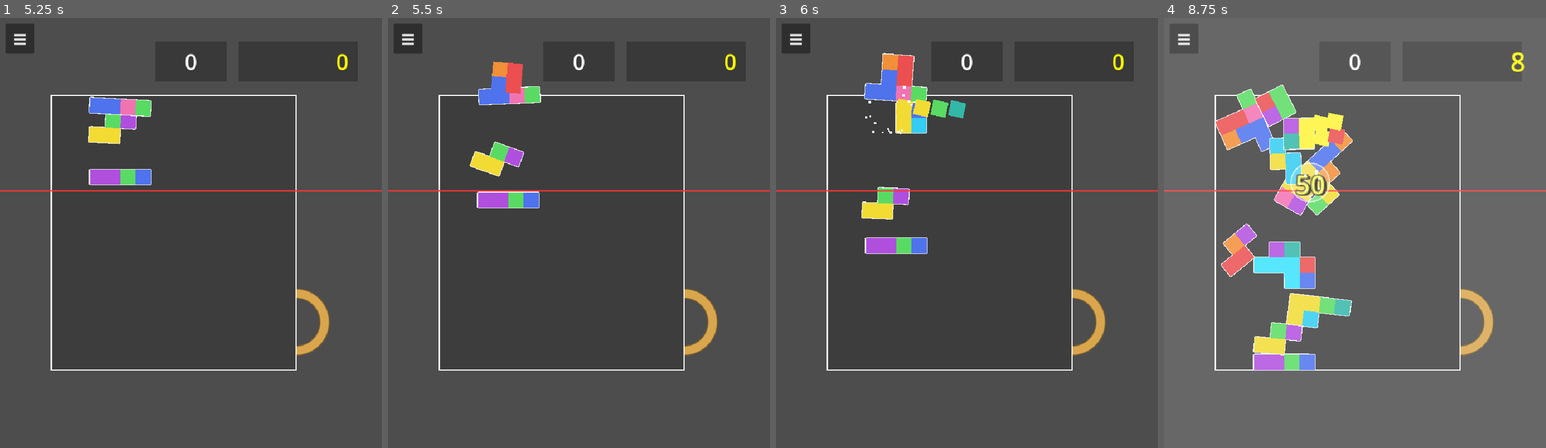
Above: before the commit, frames 1-4 (left to right).
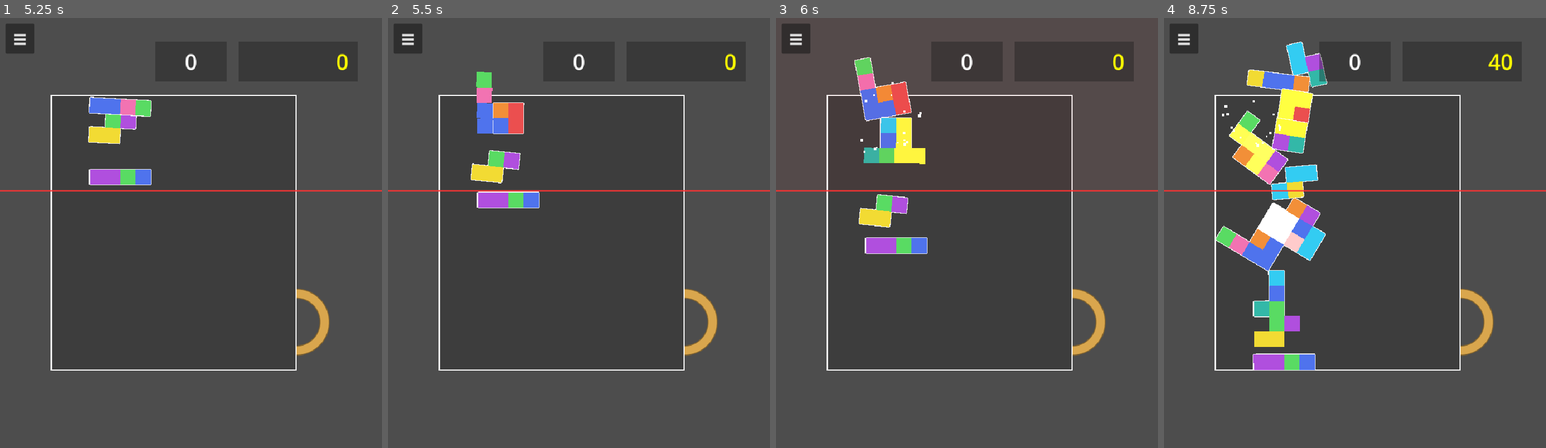
Above: after the commit, the same moments.

Repository: GameChikin/tonton-tetoris
Game: Godot game, scene res://Main.tscn
Same seed, same stepped clock (60 frames per second), same inputs: the game is played once before the commit and once after it. This scene is started directly instead of the project's main scene.
Inputs (mouse positions are in pixels of both pictures, inside the frame that each line leads up to):
- Up to frame 1 (5.25 s): click "≡" at 0.5 s; click "Retry" at 1.25 s; click "≡" at 2 s; click "Retry" at 2.75 s; click "≡" at 3.5 s; click "Retry" at 4.25 s; move the mouse to (275, 211) at 5.02 s; hold Space (tonton) from 5.03 s (still down); click (275, 211) at 5.17 s
- Up to frame 2 (5.5 s): keep holding Space (tonton)
- Up to frame 3 (6 s): release Space (tonton) at 5.75 s; drag from (890, 254) to (947, 319) at 5.77 s
- Up to frame 4 (8.75 s): move the mouse to (1393, 138) at 6.52 s; hold Space (tonton) 6.53-7.25 s; click (1393, 138) at 6.67 s; drag from (1335, 319) to (1240, 168) at 7.27 s; move the mouse to (1469, 297) at 8.02 s; hold Space (tonton) from 8.03 s (still down); click (1469, 297) at 8.17 s

Frame 1 is identical in both runs. In frame 2, 2.7% of the frame differs, in the area x 21-41%, y 10-39%; in frame 3, 4.3%; in frame 4, 99%, in the area x 0-100%, y 0-100%.
Error in both runs: Invalid access to property or key 'selected_mode' on a base object of type 'Nil'. (res://Main.gd:63)

Commit message:
枠を振ったとき少しブロックがついてくるようにした。

Diff:
--- a/Board.gd
+++ b/Board.gd
@@ -26,6 +26,12 @@
 var _is_chain_active: bool = false
 var _current_chain_count: int = 0
 var _line_timers: Dictionary = {}
+# Puyoルールの破壊待機を「ブロック単位の充電量」で管理する（block -> 0..hold 秒）。
+# グループのキーではなくブロック単位で持つことで、塊のメンバーが少し入れ替わっても
+# 充電が維持され、戻り（解除）の判定が緩くなる（入りは等速、解除はゆっくり減衰）。
+var _block_charge: Dictionary = {}
+# 連鎖キューへ投入済みで消去待ちのブロック（block -> true）。マッチ判定の対象外にして二重投入を防ぐ。
+var _pending_clear: Dictionary = {}
 var _auto_dock_timer: float = 0.0
 # 現在盤面が演出用のスローモーション（泥沼状態）にあるかどうかのフラグ
 var _is_slow_motion: bool = false
@@ -415,6 +421,9 @@
 		if child is Tetromino:
 			for block in child.get_children():
 				if not (block is CollisionShape2D) or block.disabled:
+					continue
+				# 連鎖キューへ投入済み（消去待ち）のブロックは判定対象外（二重投入・誤再充電を防ぐ）
+				if _pending_clear.has(block):
 					continue
 				if not block.has_meta("color_id"):
 					continue
@@ -461,52 +470,59 @@
 						group.append(b)
 				matched_groups.append(group)
 
-	var current_group_keys: Dictionary = {}
-	var all_matched_blocks: Dictionary = {}
-	var trigger_chain = false
-
+	# --- 破壊待機の充電（ブロック単位）---
+	# キー（グループ集合）ではなくブロック単位で充電を持つことで、塊のメンバーが少し
+	# 入れ替わっても“白さ”が保たれる。入り＝等速で充電、戻り（解除）＝release_rateでゆっくり減衰。
+	var hold: float = settings.line_clear_hold_time
+	# 戻り（解除）は充電の半分の速さでゆっくり減衰させ、少しの移動では白さが消えないようにする。
+	var release_rate: float = 0.5
+	var matched_blocks: Dictionary = {}
 	for group in matched_groups:
-		var key = _get_group_key(group)
-		current_group_keys[key] = true
-
-		if not _line_timers.has(key):
-			_line_timers[key] = 0.0
-
-		_line_timers[key] += delta
-		var progress = clampf(_line_timers[key] / settings.line_clear_hold_time, 0.0, 1.0)
-
-		for block in group:
-			all_matched_blocks[block] = true
-			if is_instance_valid(block):
-				var glow = progress * 2.5
-				block.modulate = Color(1.0 + glow, 1.0 + glow, 1.0 + glow, 1.0)
-
-		if _line_timers[key] >= settings.line_clear_hold_time:
-			trigger_chain = true
-
-	var to_erase = []
-	for key in _line_timers.keys():
-		if typeof(key) == TYPE_STRING and not current_group_keys.has(key):
-			to_erase.append(key)
-	for key in to_erase:
-		_line_timers.erase(key)
-
-	for block in active_blocks:
-		if not all_matched_blocks.has(block):
-			block.modulate = Color.WHITE
-
-	# いずれかの待機条件が満了したら、現在待機状態にある全てのグループを連鎖に巻き込む
-	if trigger_chain:
-		for group in matched_groups:
-			var key = _get_group_key(group)
-			if _line_timers.has(key):
-				_chain_queue.append(group)
-				_line_timers.erase(key)
-
-		# キューに追加後、連鎖処理が稼働していなければスタートさせる
-		if not _chain_queue.is_empty() and not _is_chain_active:
-			_execute_chain_queue(1)
-
+		for b in group:
+			matched_blocks[b] = true
+
+	for b in active_blocks:
+		if matched_blocks.has(b):
+			_block_charge[b] = minf(hold, _block_charge.get(b, 0.0) + delta)
+		else:
+			var cur: float = _block_charge.get(b, 0.0)
+			if cur > 0.0:
+				cur = maxf(0.0, cur - delta * release_rate)
+				if cur <= 0.0:
+					_block_charge.erase(b)
+				else:
+					_block_charge[b] = cur
+
+	# グロー表示（charge/hold に応じて発光。0なら通常色）。
+	for b in active_blocks:
+		if not is_instance_valid(b):
+			continue
+		var prog: float = clampf(_block_charge.get(b, 0.0) / hold, 0.0, 1.0)
+		if prog > 0.0:
+			var glow: float = prog * 2.5
+			b.modulate = Color(1.0 + glow, 1.0 + glow, 1.0 + glow, 1.0)
+		else:
+			b.modulate = Color.WHITE
+
+	# トリガー：現在マッチ中かつ構成ブロックが全て満充電(>=hold)の塊を連鎖キューへ投入する。
+	# 満充電なら確実に発火するため「白いのに連鎖に加わらない」を防ぐ。
+	var triggered: bool = false
+	for group in matched_groups:
+		if group.is_empty():
+			continue
+		var all_full: bool = true
+		for b in group:
+			if _block_charge.get(b, 0.0) < hold:
+				all_full = false
+				break
+		if all_full:
+			for b in group:
+				_pending_clear[b] = true
+			_chain_queue.append(group)
+			triggered = true
+
+	if triggered and not _chain_queue.is_empty() and not _is_chain_active:
+		_execute_chain_queue(1)
 
 func _execute_chain_queue(rule: int) -> void:
 	# [SlowTrace] 連鎖開始。ハング検出用にウォッチドッグを起動（awaitしない＝バックグラウンド監視）
@@ -590,6 +606,8 @@
 	_current_chain_count = 0
 	# 先読み演出で立てた連鎖ロックを必ず解除（戻し忘れると結合・ドラッグ不能になる）
 	_clear_all_chain_locks()
+	# 充電状態・消去待ちの片付け
+	_after_chain_cleanup()
 
 	# フェイルセーフ：途中でブロックが消失して消去エフェクトがスキップされた場合でも、
 	# 連鎖の完全終了時には確実にスローモーションを解除してバグを防ぐ
@@ -620,6 +638,7 @@
 			_current_chain_count = 0
 			_chain_queue.clear()
 			_clear_all_chain_locks()
+			_after_chain_cleanup()
 			resolve_finished.emit()
 			return
 
@@ -645,6 +664,18 @@
 	for child in get_children():
 		if child is Tetromino and child.get("_is_chain_locked"):
 			child.set("_is_chain_locked", false)
+
+
+# 連鎖終了時の片付け：消去待ち(_pending_clear)を解除し、無効になった充電エントリを掃除する。
+# 特にウォッチドッグ中断時にこれを呼ばないと、投入済みブロックが永久にマッチ対象外となり詰む。
+func _after_chain_cleanup() -> void:
+	_pending_clear.clear()
+	var invalid: Array = []
+	for k in _block_charge.keys():
+		if not is_instance_valid(k):
+			invalid.append(k)
+	for k in invalid:
+		_block_charge.erase(k)
 
 
 func _get_group_key(group: Array) -> String:
@@ -888,6 +919,22 @@
 			result.debug_points.append({"pos": t_data.pos, "reason": "Overlap"})
 			continue # どの隣接マスに置いても全体のどこかが被ってしまう場合は次点ペアへ
 
+		# サイズ上限：合体後のブロック数が上限を超えるドッキングは行わない。
+		# 手動ドラッグ・自動結合の双方がこの _evaluate_docking を通るため、際限ない巨大化を防げる。
+		var max_dock: int = 8
+		if settings != null and settings.get("max_auto_dock_blocks") != null:
+			max_dock = settings.max_auto_dock_blocks
+		if source_blocks.size() + _count_blocks(t_data.tet) > max_dock:
+			result.debug_points.append({"pos": t_data.pos, "reason": "Size Limit"})
+			continue
+
+		# 合体後の全ブロック（結合先の既存＋入ってくるソース）の最終セルを検証する。
+		# 結合先を90度スナップ・整列させた結果、傾いた塊の先端などが既存ブロックの
+		# 同一セルへ飛び込む「重なり」を、確定前にここで弾く（不可なら次候補へ）。
+		if not _merged_placement_ok(t_data.tet, t_data.block, t_data.cell, final_target_cells, occupied_cells):
+			result.debug_points.append({"pos": t_data.pos, "reason": "Merge Overlap"})
+			continue
+
 		# すべてのパズル空間チェックを通過したため吸着を確定する
 		result.can_dock = true
 		result.target_tet = t_data.tet
@@ -900,6 +947,53 @@
 	if result.reason == "":
 		result.reason = "All Candidates Blocked"
 	return result
+
+
+# ドッキング確定前の最終検証（方針1＋2内包）。
+# 結合先(target_tet)を最寄り90度へスナップし base_block を base_cell に合わせた「合体後の姿勢」で、
+#   ・結合先の既存ブロックのスナップ後セル
+#   ・入ってくるソースブロックの最終セル(source_cells)
+# を全て算出し、(a)互いに重複しない かつ (b)他塊の占有セルと衝突しない ことを確認する。
+# これにより「90度回転スナップで傾いた塊の先端が既存ブロックの同一セルへ飛び込む」重なりを防ぐ。
+# Tetrominoが現在保持している有効ブロック数（消去無効でないCollisionShape2D）を数える。
+func _count_blocks(tet: Node) -> int:
+	if not is_instance_valid(tet):
+		return 0
+	var n: int = 0
+	for c in tet.get_children():
+		if c is CollisionShape2D and not c.disabled:
+			n += 1
+	return n
+
+
+func _merged_placement_ok(target_tet: Node, base_block: Node, base_cell: Vector2i, source_cells: Array, occupied_cells: Dictionary) -> bool:
+	if not is_instance_valid(target_tet) or not is_instance_valid(base_block):
+		return false
+	var rot: float = round(target_tet.rotation / (PI / 2.0)) * (PI / 2.0)
+	var used: Dictionary = {}
+
+	# 結合先の既存ブロックの「スナップ後」フレームセル（base_block を基準に回転後オフセットで算出）
+	for tb in target_tet.get_children():
+		if not (tb is CollisionShape2D) or tb.disabled:
+			continue
+		var off: Vector2 = (tb.position - base_block.position).rotated(rot)
+		var cell := base_cell + Vector2i(int(round(off.x / CELL_SIZE)), int(round(off.y / CELL_SIZE)))
+		if used.has(cell):
+			return false  # 結合先内で自己重複
+		if occupied_cells.has(cell) and occupied_cells[cell] != target_tet:
+			return false  # 他塊と衝突
+		used[cell] = true
+
+	# 入ってくるソースブロックの最終セル
+	for sc in source_cells:
+		if used.has(sc):
+			return false  # ソースと結合先（または互い）が同一セル
+		if occupied_cells.has(sc) and occupied_cells[sc] != target_tet:
+			return false  # 他塊と衝突
+		used[sc] = true
+
+	return true
+
 
 func _execute_docking(source_tet: Tetromino, target_tet: Tetromino, source_blocks: Array, target_cells: Array, target_data: Dictionary, frame_origin: Vector2) -> bool:
 	# [SlowTrace] ドッキング実行。連鎖演出中(slow=true)に発火していれば、解放されるブロックが
@@ -952,11 +1046,17 @@
 		var block = source_blocks[i]
 		var target_cell = target_cells[i]
 
-		# 絶対グリッドでのマス目差分を計算
-		var cell_diff = target_cell - base_cell
-
-		# 結合先（target_tet）のローカル座標系で、基準ブロックから差分マス目分ズラした正確な位置を算出
-		var exact_local_pos = base_block.position + Vector2(cell_diff.x * CELL_SIZE, cell_diff.y * CELL_SIZE)
+		# 検証時と同じ「絶対フレームセル」へ正確に配置する。
+		# 結合先が90度回転スナップされても最終グローバル座標が検証済みセルに一致するよう、
+		# 絶対セルのワールド座標を、結合先の最終姿勢のローカル座標へ逆変換する。
+		var exact_local_pos: Vector2
+		if target_pose_valid and is_instance_valid(pf_node):
+			var cell_global: Vector2 = pf_node.to_global(Vector2(target_cell.x * CELL_SIZE, target_cell.y * CELL_SIZE))
+			exact_local_pos = (cell_global - target_pos_final).rotated(-target_rot_final)
+		else:
+			# フォールバック（姿勢算出不可時）：従来どおり結合先ローカルでの差分配置
+			var cell_diff = target_cell - base_cell
+			exact_local_pos = base_block.position + Vector2(cell_diff.x * CELL_SIZE, cell_diff.y * CELL_SIZE)
 
 		# 移籍による位置ズレを防ぐため、現在の見た目の絶対座標・角度を保存
 		var current_global_pos = block.global_position
--- a/BoardPhysicsFrame.gd
+++ b/BoardPhysicsFrame.gd
@@ -6,6 +6,13 @@
 
 var settings: GameSettings = preload("res://game_settings.tres")
 
+# 枠がこの速度(px/秒)未満になったら「止まった」とみなし、ブロックへの引きずりを解除して
+# 慣性で自由に飛ばす（鍋を止めた瞬間に米が舞う＝ブレーキをかけないためのしきい値）。
+const RELEASE_SPEED := 15.0
+# 枠速度がこの量(px/秒)以上「下がった」ら減速中とみなし、運びを止めて慣性に任せる。
+# ノイズで運ぶ/離すがチラつかないための不感帯。
+const DECEL_TOLERANCE := 20.0
+
 # 掴み判定の外接矩形（取っ手の当たり判定）。update_grab_area / _rebuild_handle で算出する。
 var _grab_rect: Rect2 = Rect2()
 
@@ -15,6 +22,14 @@
 
 var _is_dragging: bool = false
 var _drag_offset: Vector2 = Vector2.ZERO
+
+# 加速/減速の判定用：平滑化した枠速度と、前フレームのその速さ。
+# 「減速し始めたら運びを止めて慣性に任せる」ためにフレーム間で保持する。
+var _frame_vel_smooth: Vector2 = Vector2.ZERO
+var _prev_frame_speed: float = 0.0
+
+# [FollowDebug] 追従ログの間引き用アキュムレータ（切り分け後に削除予定）
+var _follow_dbg_accum: float = 0.0
 
 
 func _ready() -> void:
@@ -33,6 +48,9 @@
 			if _grab_rect.has_point(local_mouse_pos):
 				_is_dragging = true
 				_drag_offset = get_global_mouse_position() - global_position
+				# 掴み直しのたびに加速/減速判定をクリーンに始める
+				_frame_vel_smooth = Vector2.ZERO
+				_prev_frame_speed = 0.0
 				get_viewport().set_input_as_handled()
 		else:
 			_is_dragging = false
@@ -46,11 +64,85 @@
 		# すり抜け（トンネリング）が起きるため、最大追従速度でクランプする。
 		var max_speed: float = _get_setting("max_frame_drag_speed", 0.0)
 		var max_step: float = max_speed * delta
-		var to_target: Vector2 = target_pos - global_position
+		var prev_pos: Vector2 = global_position
+		var to_target: Vector2 = target_pos - prev_pos
+		# ※sync_to_physics=true の AnimatableBody2D は global_position への書き込みが物理サーバへ
+		#   遅延反映され、同フレーム内で読み返すと古い値のままになる。よって移動量は読み返しでは
+		#   なく「これから設定する新座標」をローカル変数 new_pos で保持して算出する。
+		var new_pos: Vector2
 		if max_step <= 0.0 or to_target.length() <= max_step:
-			global_position = target_pos
+			new_pos = target_pos
 		else:
-			global_position += to_target.normalized() * max_step
+			new_pos = prev_pos + to_target.normalized() * max_step
+		global_position = new_pos
+
+		# 枠の移動速度を求め、中のブロックを粘性ドラッグで引きずる（チャーハンの鍋＝慣性追従）。
+		# 速度を上書きせず「力（インパルス）」を加えるだけなので、重力など本来の物理はそのまま生きる。
+		# 加速/減速の判定をマウスのジッターで暴れさせないよう、平滑化した速度を使う。
+		if delta > 0.0:
+			var frame_velocity: Vector2 = (new_pos - prev_pos) / delta
+			_frame_vel_smooth = _frame_vel_smooth.lerp(frame_velocity, 0.4)
+			_drag_inner_blocks(_frame_vel_smooth, delta)
+
+
+# 枠の速度へ向けて各テトリミノに粘性ドラッグのインパルスを加え、慣性で“遅れて”追従させる。
+#   Δv = strength * delta * (枠速度 - ブロック速度) を毎フレーム与える（= 連続的な力と等価）
+# ・速度を上書きせず差分を足すだけなので重力と共存し、落下や物理の手触りを壊さない。
+# ・ブロック速度は枠速度を超えないため暴れにくく、枠開口部から飛び出しにくい。
+# ・strength が小さいほど“もっさり”遅れて付いてくる（鍋の米のイメージ）。
+# ・apply_central_force と違いインパルスは眠った剛体も確実に起こして即反映される。
+func _drag_inner_blocks(frame_velocity: Vector2, delta: float) -> void:
+	var strength: float = _get_setting("frame_drag_follow_strength", 2.0)
+	if strength <= 0.0:
+		return
+
+	# 鍋を振る挙動の肝：「加速・等速のときだけ運び、減速し始めたら運びを止めて慣性に任せる」。
+	# こうすると振り続けても、一振りごとに『押す(加速で運ぶ)→返す/止める(減速で解放)』が起き、
+	# 解放された瞬間に勢いのついたブロックが慣性で飛び、重力と壁で転がる＝チャーハンが舞う。
+	# ※減速時に運ぶ（=速度0へ引き戻す）と鍋を止めた瞬間に吸い付いて止まり、舞わない。
+	var frame_speed: float = frame_velocity.length()
+	var decelerating: bool = frame_speed < _prev_frame_speed - DECEL_TOLERANCE
+	_prev_frame_speed = frame_speed
+	# 止まりかけ or 減速中は運ばず、慣性に任せる
+	var is_carrying: bool = frame_speed >= RELEASE_SPEED and not decelerating
+
+	var board: Node = get_parent()
+	if board == null:
+		return
+	var carried: int = 0
+	var tossed: int = 0
+	if is_carrying:
+		var lerp_t: float = clampf(strength * delta, 0.0, 1.0)
+		var dir: Vector2 = frame_velocity / frame_speed
+		for child in board.get_children():
+			if not (child is Tetromino):
+				continue
+			var tet := child as Tetromino
+			if not is_instance_valid(tet) or tet.is_queued_for_deletion():
+				continue
+			# 凍結中・演出・操作中の塊は触らない（落下停止／ドラッグ／結合アニメ／連鎖ロックを邪魔しない）
+			if tet.freeze or tet.get("_is_dragging_by_player") or tet.get("_is_docking_animating") or tet.get("_is_chain_locked"):
+				continue
+			# 【慣性に任せる肝】すでに枠の進行方向と逆向きに動いているブロックは、
+			# 跳ね飛ばされて宙を舞っている最中とみなし運ばない。これが無いと振り返した瞬間に
+			# 掴み直して逆向きの勢いで上書きしてしまい、飛ばずに連れ戻される。
+			# 壁・重力で向きが戻って枠と同方向になれば（=着地）再び運ぶ対象に戻る。
+			if tet.linear_velocity.dot(dir) < 0.0:
+				tossed += 1
+				continue
+			tet.sleeping = false
+			# 運ぶ向き（枠の進行方向）成分だけ加速し、枠より速い分にはブレーキをかけない。
+			var rel: Vector2 = frame_velocity - tet.linear_velocity
+			var along: float = rel.dot(dir)  # 枠の進行方向に対し、まだ追いついていない分(正)だけ運ぶ
+			if along > 0.0:
+				tet.apply_central_impulse(dir * along * lerp_t * tet.mass)
+			carried += 1
+
+	# [FollowDebug] 効いているか切り分けるための一時ログ（0.3秒間隔で間引き）
+	_follow_dbg_accum += delta
+	if _follow_dbg_accum >= 0.3:
+		_follow_dbg_accum = 0.0
+		print("[FollowDebug] speed=", roundf(frame_speed), " carry=", is_carrying, " 運び中=", carried, " 舞い中=", tossed)
 
 
 # 見える内容（盤面＋取っ手）の外接矩形を、枠原点(global_position)からの相対座標で返す
--- a/GameSettings.gd
+++ b/GameSettings.gd
@@ -93,6 +93,12 @@
 ## 枠をドラッグで動かせる範囲のマージン（ピクセル）です。
 ## 枠＋取っ手が画面端からこの距離より内側に収まるよう、可動範囲をクランプします。
 @export var frame_drag_screen_margin: float = 24.0
+## 枠をドラッグしたとき、中のブロックが付いて来る「結合力（粘性ドラッグ）の強さ」です。
+## チャーハンの鍋を振ると米が遅れて付いてくるような、慣性のある追従を生みます。
+## 速度を上書きせず力を加えるだけなので、重力など本来の物理はそのまま生きます。
+## 小さいほど“もっさり遅れて”、大きいほどキビキビ追従します（単位: 1/秒）。
+## 0 = 追従なし（純粋な物理のみ）。目安: 2.0≒0.5秒で追いつく / 4.0≒0.25秒。
+@export_range(0.0, 20.0, 0.5) var frame_drag_follow_strength: float = 2.0
 
 @export_group("Debug")
 ## デバッグ用：盤面テンプレートを選択するボタン（画面左上のパネル）を表示するかどうかです。
--- a/Tetromino.gd
+++ b/Tetromino.gd
@@ -625,6 +625,15 @@
 
 
 # ブロックの境界線と塊の外周を描画する
+# ドッキング上限に達して、これ以上どの塊とも結合できない状態か。
+# 上限サイズ(max_auto_dock_blocks)以上の塊は、何かを足すと必ず上限超過になるため結合不可。
+func is_dock_locked() -> bool:
+	var maxv: int = 8
+	if is_instance_valid(settings) and settings.get("max_auto_dock_blocks") != null:
+		maxv = settings.max_auto_dock_blocks
+	return blocks.size() >= maxv
+
+
 func _draw() -> void:
 	if blocks.is_empty() or local_cells.is_empty():
 		return
@@ -635,6 +644,13 @@
 	var thick_line_color = Color(1.0, 1.0, 1.0, 0.9) # 塊の外周の太い線（はっきりした白）
 	var thick_width = 3.0
 	var thin_width = 1.0
+
+	# ドッキング上限に達した塊は、これ以上結合できないことを示すため外周を鉄（メタリック）調にする。
+	# 色IDは保持されるので、色を揃えれば従来どおり消去できる。
+	if is_dock_locked():
+		thin_line_color = Color(0.55, 0.58, 0.62, 0.5)   # 鉄っぽいグレーの細線
+		thick_line_color = Color(0.78, 0.81, 0.85, 1.0)  # 明るい鋼色の太線
+		thick_width = 6.0
 
 	# 1. 各ブロックの細い境界線を描画
 	for block in blocks:
--- a/game_settings.tres
+++ b/game_settings.tres
@@ -8,18 +8,21 @@
 board_height_cells = 18
 current_rule = 1
 block_color_count = 9
+line_clear_hold_time = 1.0
 chain_interval_time = 0.25
 base_spawn_interval = 1.5
 spawn_speedup_interval = 10.0
 min_spawn_interval = 0.3
-snap_rotation_strength = 5.0
-snap_x_strength = 3.0
-snap_x_limit = 5.0
-max_auto_dock_blocks = 8
-docking_anim_duration = 0.35
+snap_rotation_strength = 0.0
+snap_rotation_limit = 0.0
+snap_x_strength = 0.0
+snap_x_limit = 0.0
+max_auto_dock_blocks = 25
+docking_anim_duration = 0.25
 ai_action_delay = 1.0
 drop_center_offset = 80.0
 game_over_y_threshold = 200.0
 game_over_grace_period = 1.5
 time_attack_duration = 90.0
+frame_drag_follow_strength = 8.0
 show_debug_presets = false
--- a/project.godot
+++ b/project.godot
@@ -24,7 +24,6 @@
 window/size/viewport_width=800
 window/size/viewport_height=900
 window/stretch/mode="canvas_items"
-window/stretch/aspect="keep"
 
 [editor]
 
Not shown, changed: movie/output.avi
